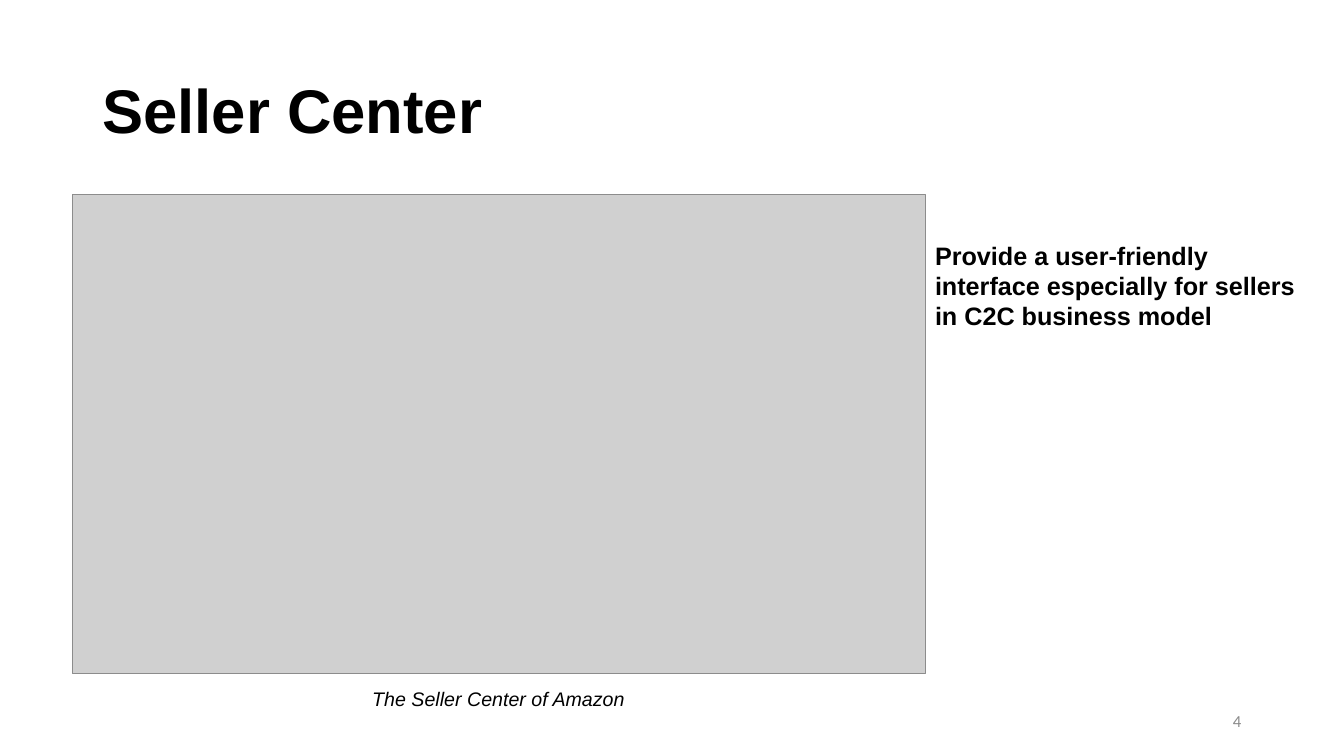
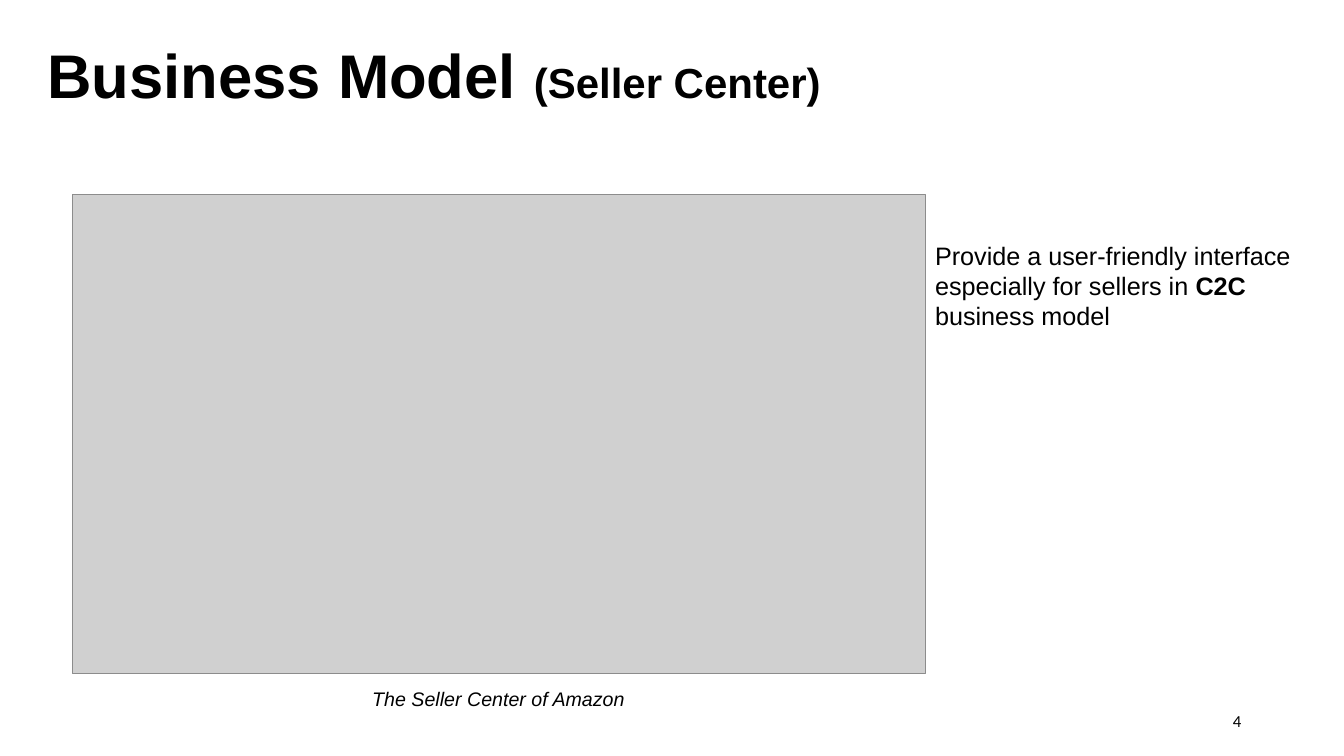
Before and after one commit to lrrong2020/Technical-Writing, a slide deck: slide 4 of Technical Writing.pptx. Drawn at 1344x756 pixels with LibreOffice and Linux fonts; fonts in the diff are those of the drawing; grey boxes stand for pictures. Boxes give left, top, right and bottom in pixels: in the first picture for what was removed or moved away, otherwise in the second. Text is boxed around its words. In the diff, an @@ line names an element or a change of style, - is before the commit and + after.

```diff
--- a/Technical Writing.pptx
+++ b/Technical Writing.pptx
@@ text added at <box>47,53,821,107</box>, 30 pt, text #000000, bold @@
+Business Model (Seller Center)
@@ title removed at <box>102,88,482,134</box> @@
-Seller Center
@@ text "Provide a user-friendly interface especially ..." at <box>935,246,1291,326</box>: bold off @@
@@ page number at <box>1233,716,1241,727</box>: text colour #8C8C8C to #000000 @@
```
Also in this commit, not shown: 10 other slides changed.
